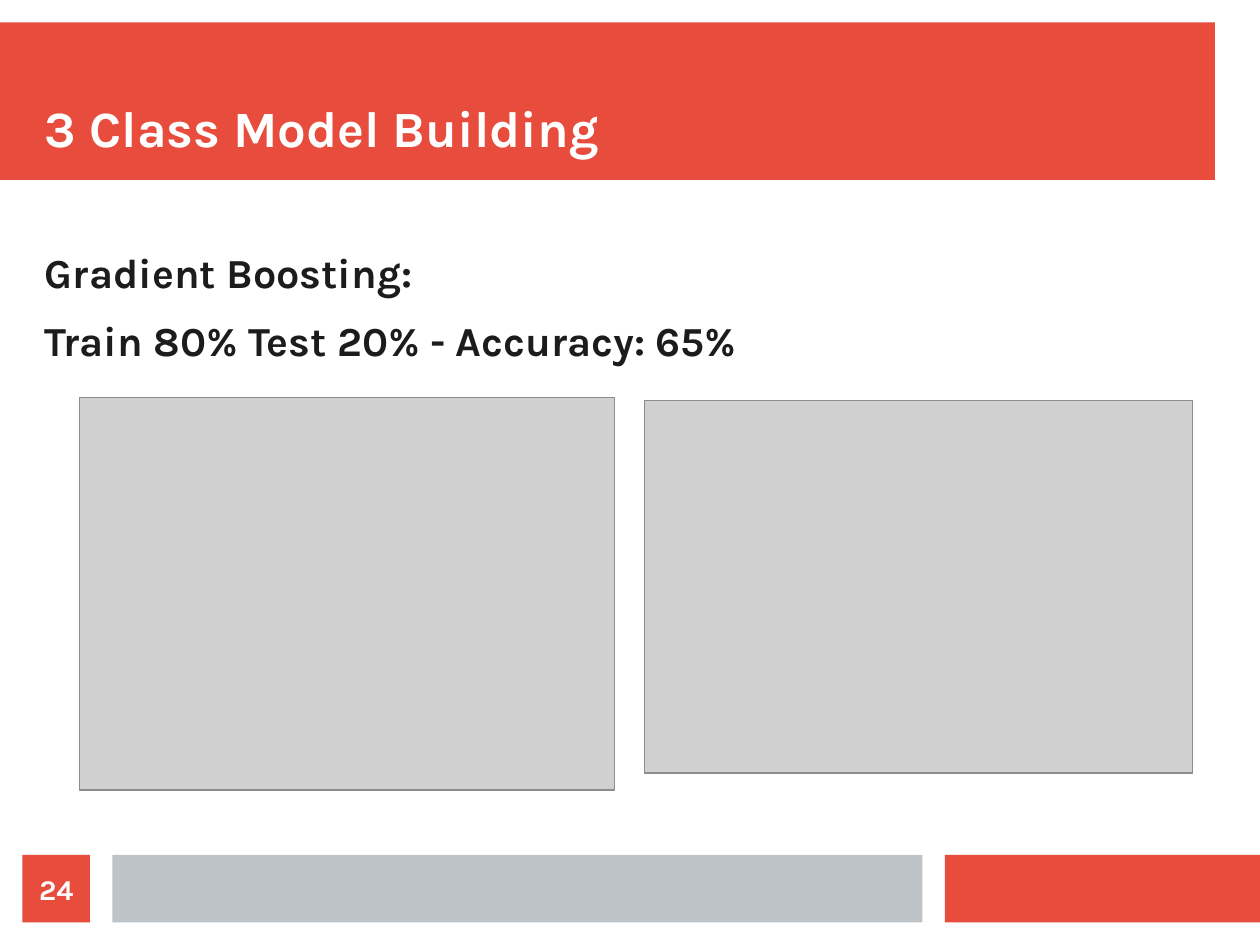
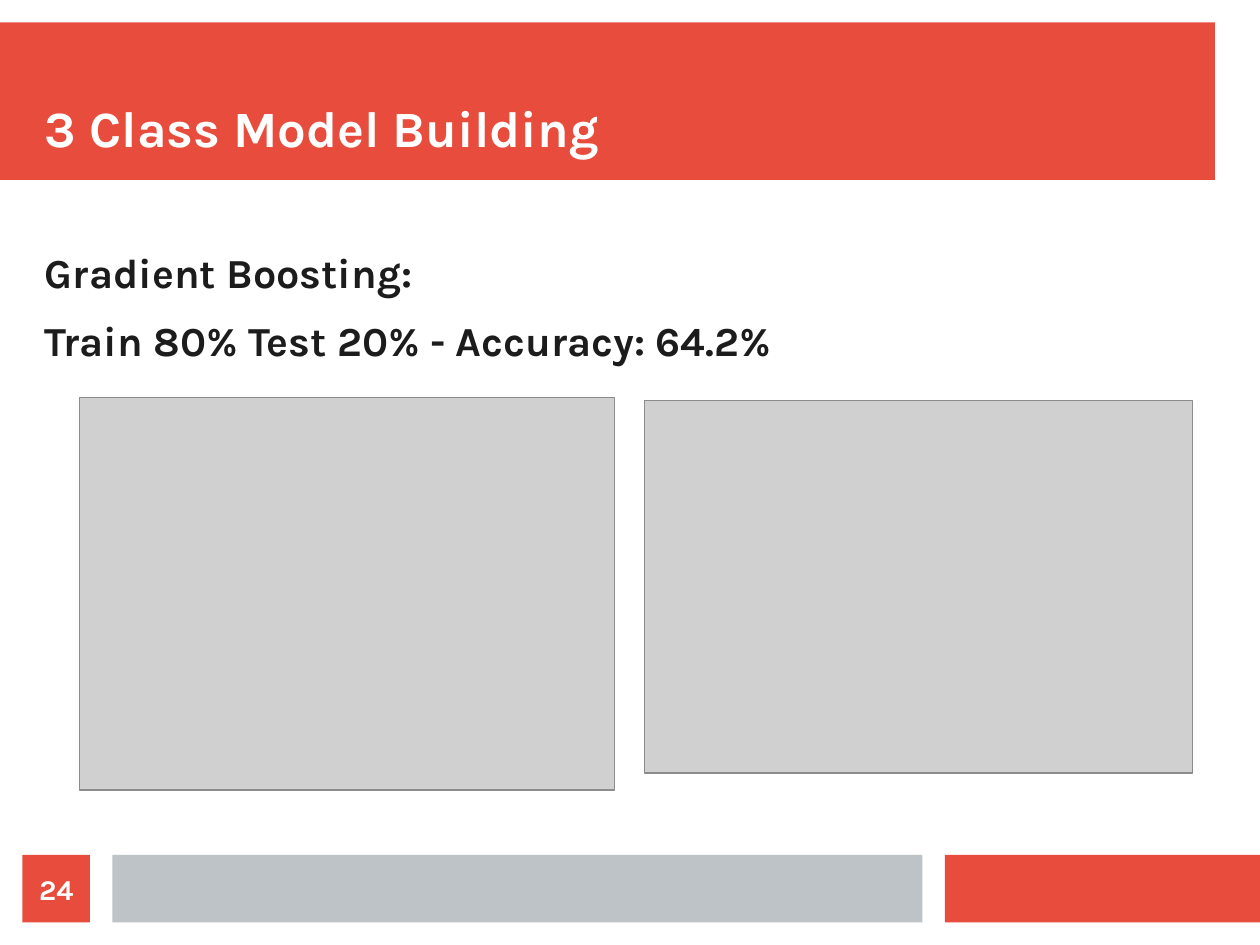
Before and after one commit to gurkpet/Solar-Panel-Market-Modeling, a slide deck: slide 24 of Solar Panel Market Modeling Presentation.odp. Drawn at 1260x945 pixels with LibreOffice and Linux fonts; fonts in the diff are those of the drawing; grey boxes stand for pictures. Boxes give left, top, right and bottom in pixels: in the first picture for what was removed or moved away, otherwise in the second. Text is boxed around its words. In the diff, an @@ line names an element or a change of style, - is before the commit and + after.

```diff
--- a/Solar Panel Market Modeling Presentation.odp
+++ b/Solar Panel Market Modeling Presentation.odp
@@ text at (45,326,771,367): text changed @@
-Train 80% Test 20% - Accuracy: 65%
+Train 80% Test 20% - Accuracy: 64.2%
```
Also in this commit, not shown: 4 other slides changed, 5 slides added, 1 other file.
